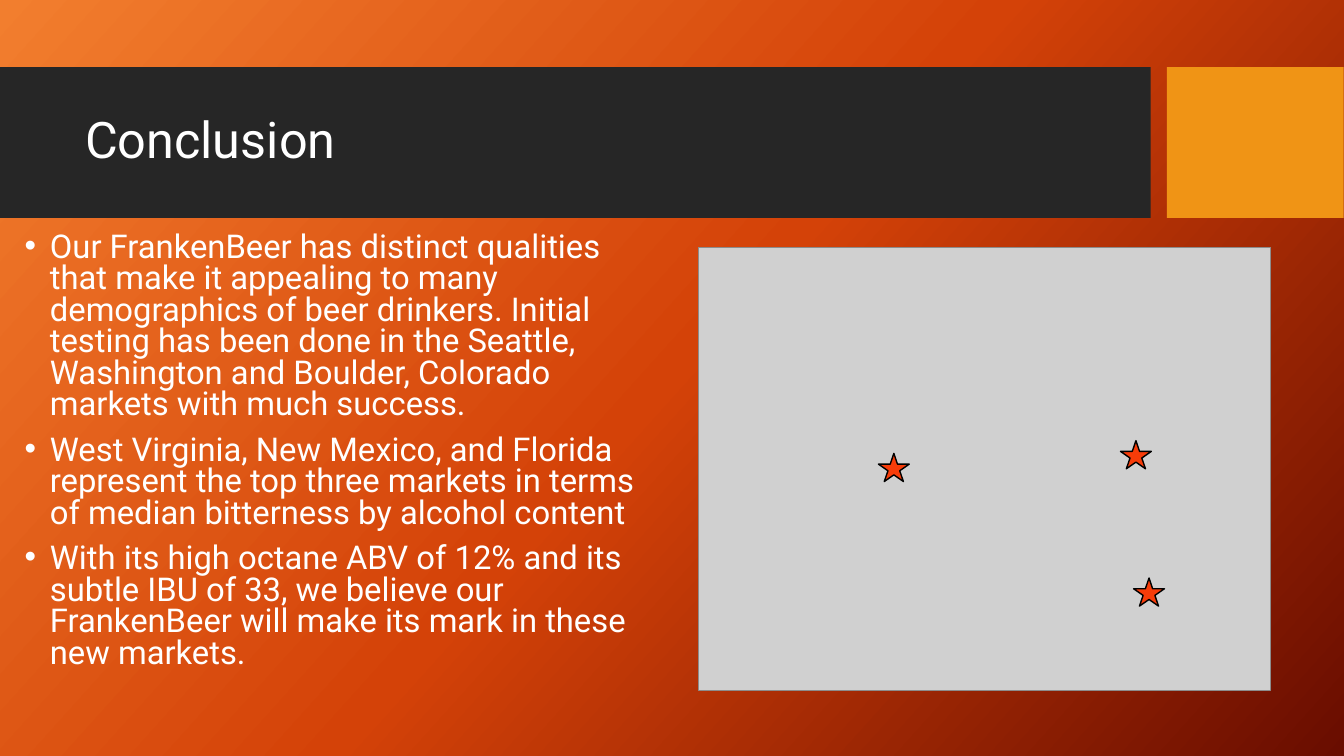
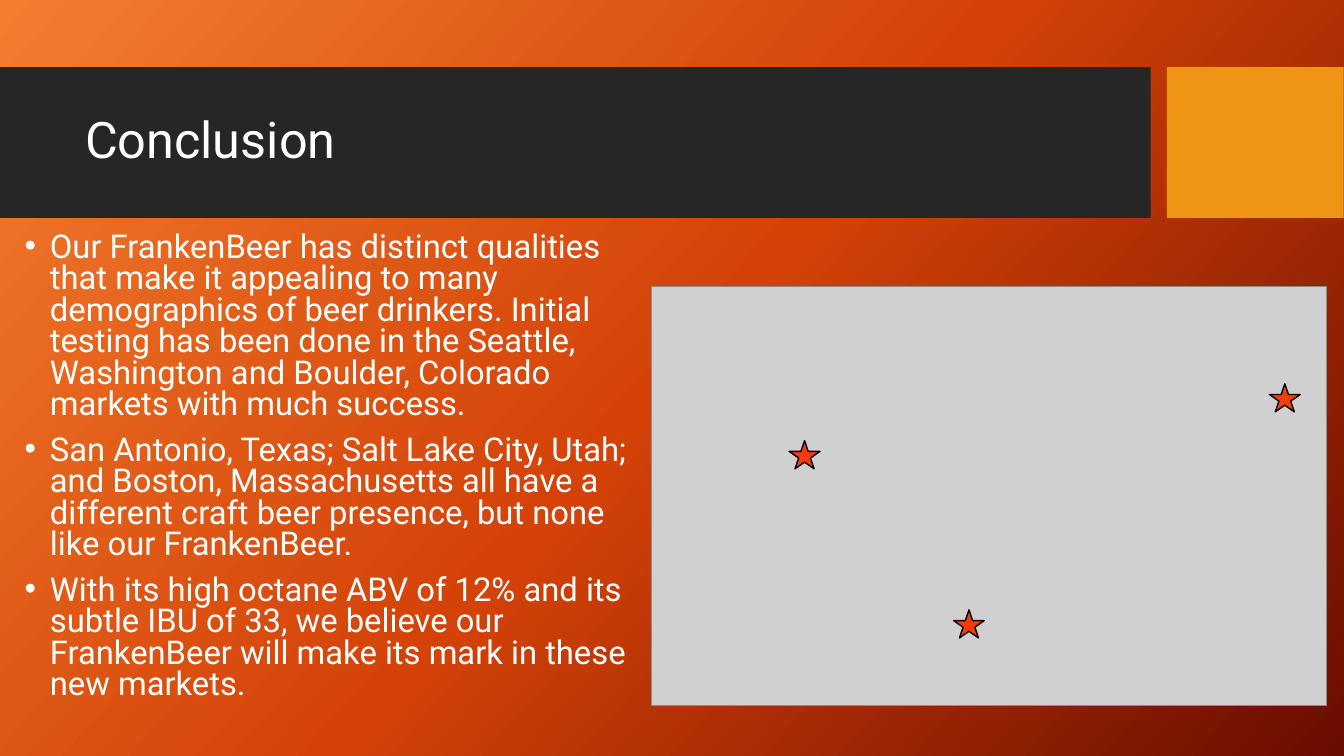
Before and after one commit to nickcellini/DDS-Case-Study-ACQN, a slide deck: slide 9 of Case Study - Project 1 - Final.pptx. Drawn at 1344x756 pixels with LibreOffice and Linux fonts; fonts in the diff are those of the drawing; grey boxes stand for pictures; background and template pictures are left out. Boxes give left, top, right and bottom in pixels: in the first picture for what was removed or moved away, otherwise in the second. Text is boxed around its words. In the diff, an @@ line names an element or a change of style, - is before the commit and + after.

Commit message:
removed all edits except FrankenBeer slide.

```diff
--- a/Case Study - Project 1 - Final.pptx
+++ b/Case Study - Project 1 - Final.pptx
@@ picture: place and size @@
-picture at <box>699,247,1271,690</box>
+picture at <box>652,287,1328,706</box>
@@ star: place and size @@
-star at <box>1121,441,1152,469</box>
+star at <box>1269,384,1301,412</box>
@@ text at <box>50,436,626,556</box>: text changed @@
-• West Virginia, New Mexico, and Florida represent the top three markets in terms of median bitterness by alcohol content
+• San Antonio, Texas; Salt Lake City, Utah; and Boston, Massachusetts all have a different craft beer presence, but none like our FrankenBeer.
@@ star: place and size @@
-star at <box>879,454,910,482</box>
+star at <box>789,441,821,469</box>
@@ star: place and size @@
-star at <box>1134,578,1166,606</box>
+star at <box>954,610,985,638</box>
```
Also in this commit, not shown: 6 other slides changed, 1 other file.
